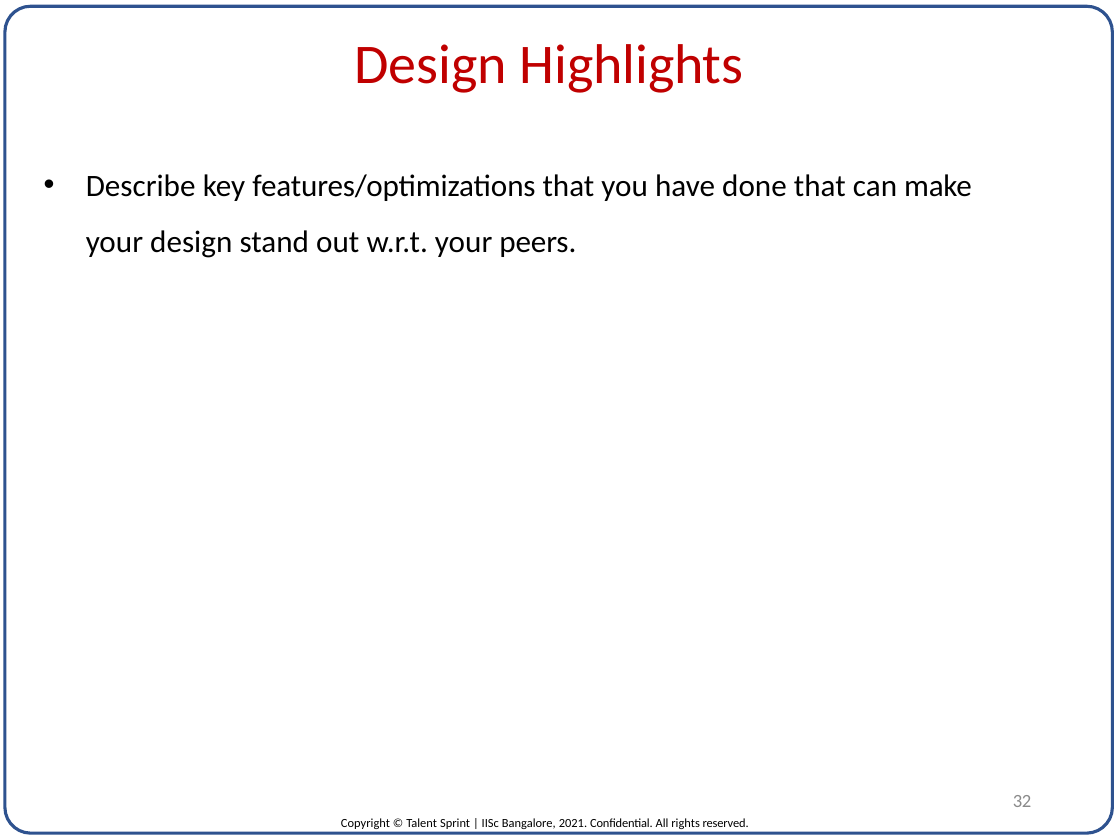
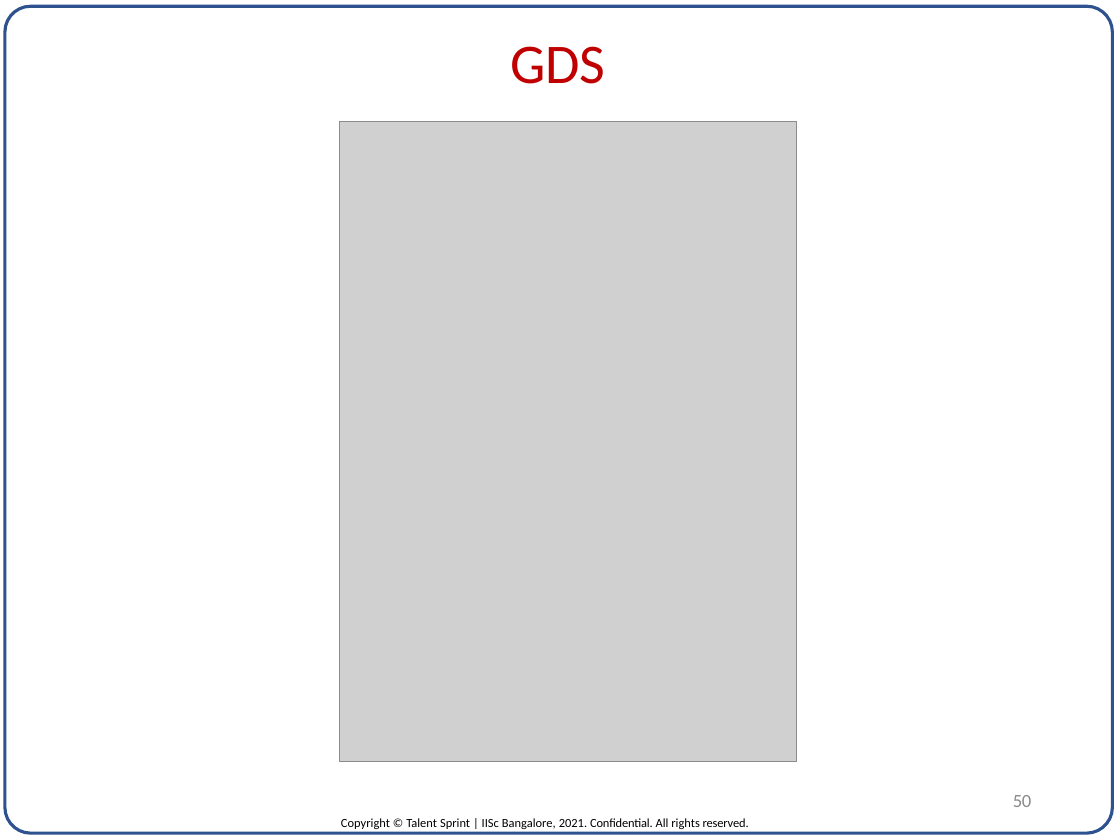
Before and after one commit to ImDanielMarkIsaac/DVLSI_ML_Project, a slide deck: slide 50 of FINAL_FILES/project_template.pptx (slide 32 before the commit). Drawn at 1120x840 pixels with LibreOffice and Linux fonts; fonts in the diff are those of the drawing; grey boxes stand for pictures. Boxes give left, top, right and bottom in pixels: in the first picture for what was removed or moved away, otherwise in the second. Text is boxed around its words. In the diff, an @@ line names an element or a change of style, - is before the commit and + after.

```diff
--- a/FINAL_FILES/project_template.pptx
+++ b/FINAL_FILES/project_template.pptx
@@ title at (510,46,605,84): text changed @@
-Design Highlights
+GDS
@@ picture added at (339,121,796,762) @@
@@ text removed at (86,174,972,258) @@
-• Describe key features/optimizations that you have done that can make your design stand out w.r.t. your peers.
@@ page number at (1013,795,1031,807): text changed @@
-32
+50
```
Also in this commit, not shown: 25 other slides changed, 18 slides added, 1 other file.
